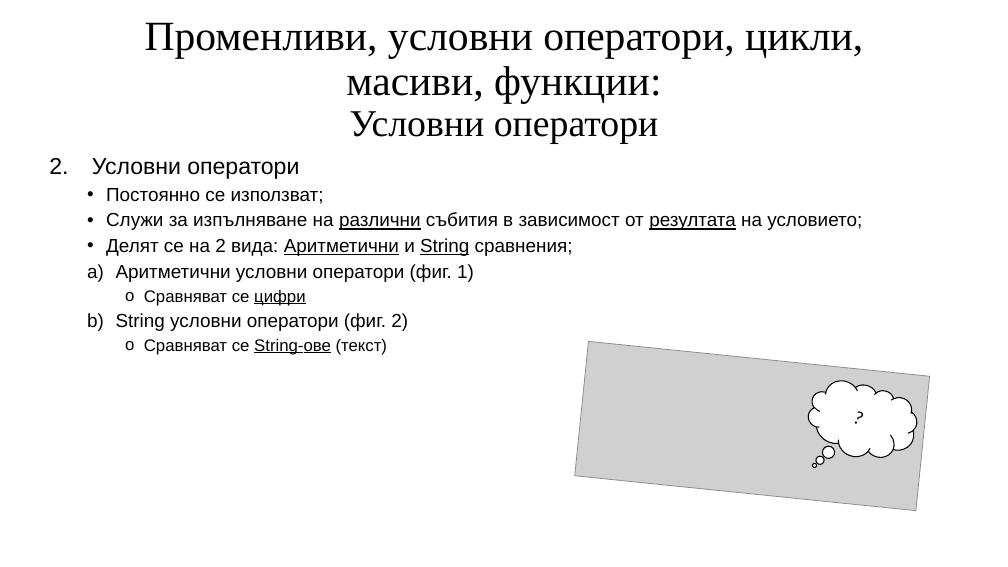
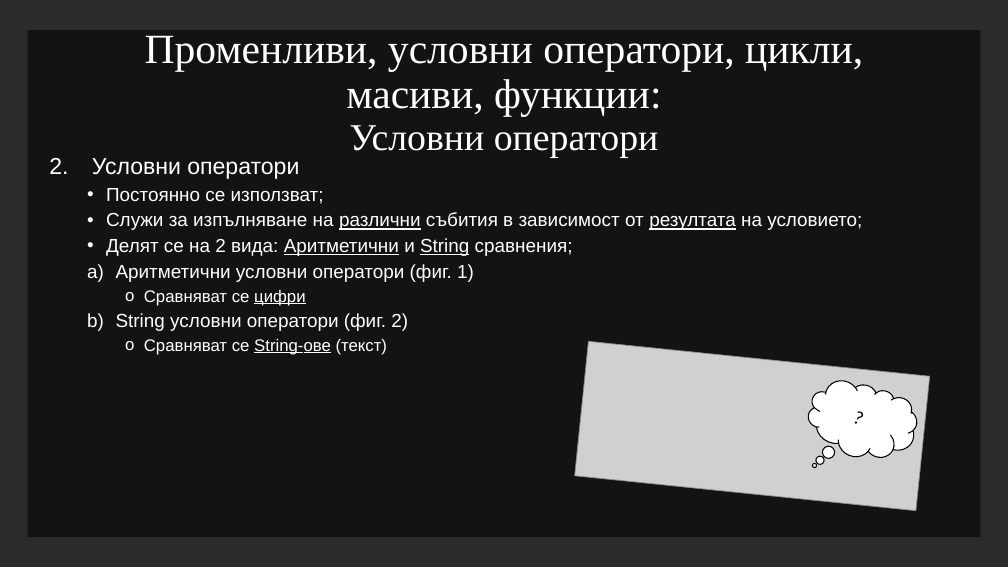
Before and after one commit to Rokyuto/School, a slide deck: slide 12 of Operating Systems/19205.pptx. Drawn at 1008x567 pixels with LibreOffice and Linux fonts; fonts in the diff are those of the drawing; grey boxes stand for pictures; background and template pictures are left out; a plain dark background stands for a picture behind light text. Boxes give left, top, right and bottom in pixels: in the first picture for what was removed or moved away, otherwise in the second. Text is boxed around its words. In the diff, an @@ line names an element or a change of style, - is before the commit and + after.

```diff
--- a/Operating Systems/19205.pptx
+++ b/Operating Systems/19205.pptx
@@ background #FFFFFF to picture (left out) @@
@@ rectangle added at (27, 30, 980, 537), fill #000000 at 55% opacity @@
@@ title "Променливи, условни оператори, цикли, масиви, ..." at (145, 35, 863, 158): text colour #000000 to #FFFFFF @@
@@ title "Променливи, условни оператори, цикли, масиви, ...": place and size @@
-title "Променливи, условни оператори, цикли, масиви, ..." at (145, 22, 863, 144)
+title "Променливи, условни оператори, цикли, масиви, ..." at (145, 35, 863, 158)
@@ text "Условни оператори" at (92, 158, 862, 355): text colour #000000 to #FFFFFF @@
```
Also in this commit, not shown: 15 other slides changed, 15 slides added, 2 slides removed, 13 other files.
